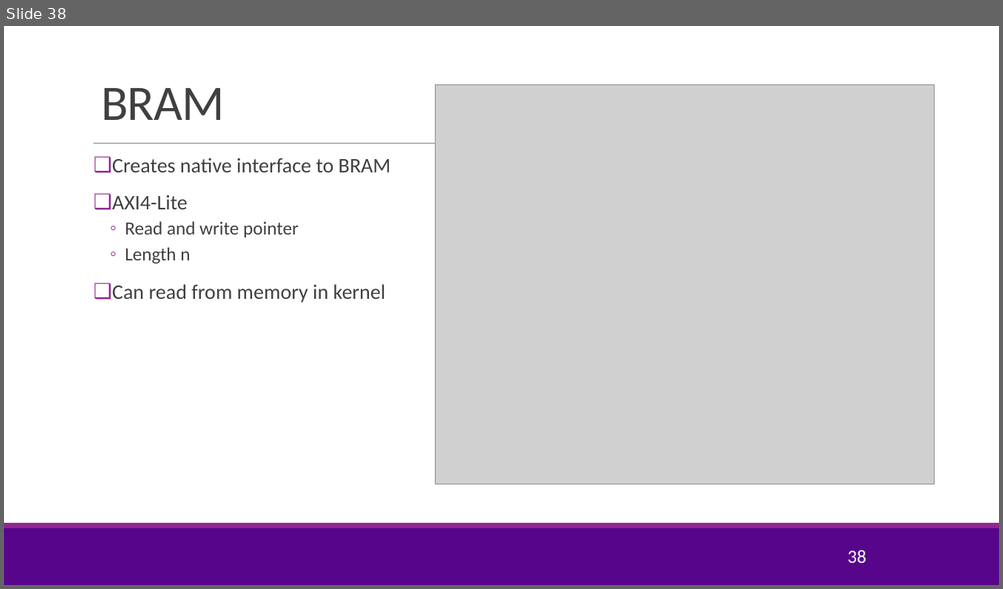
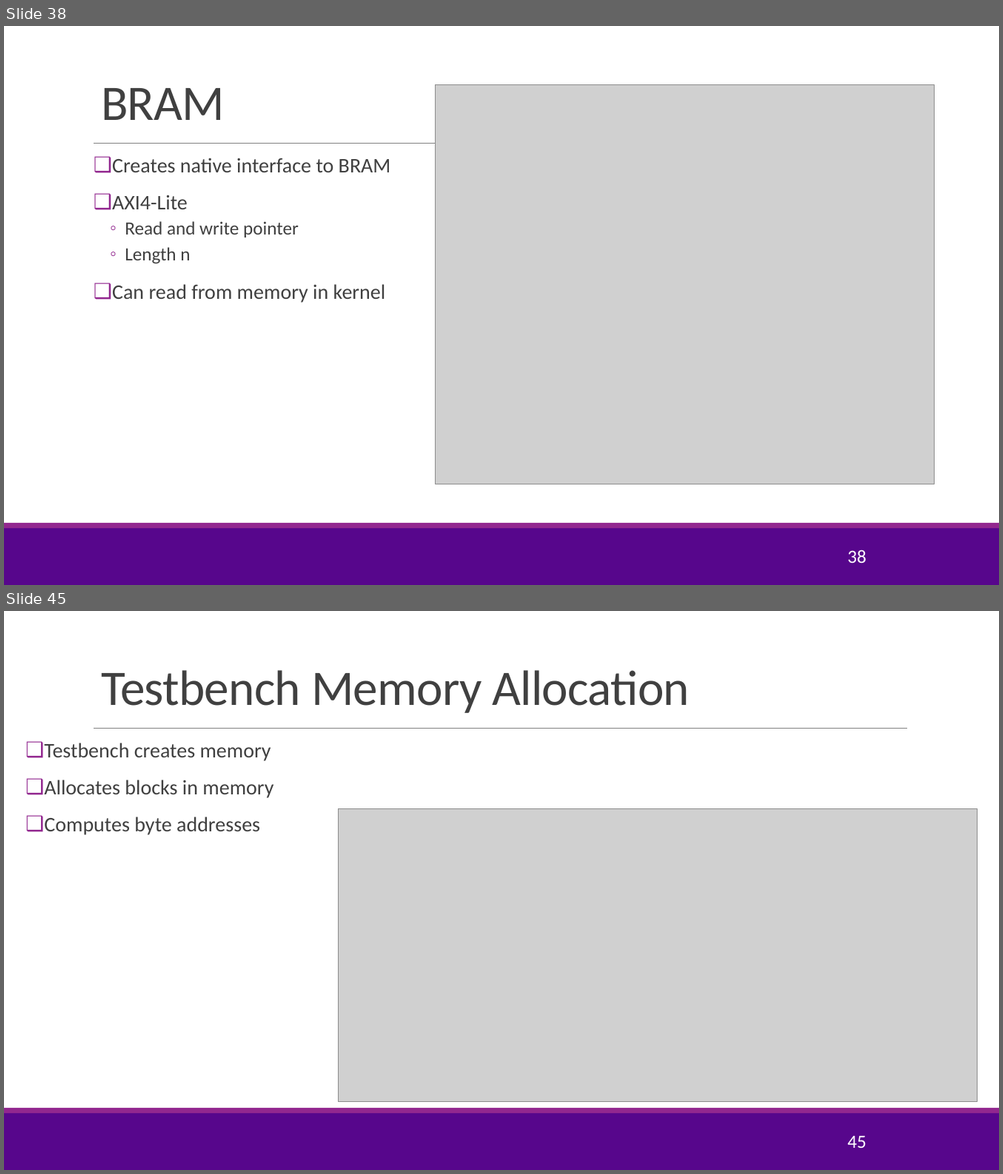
Before and after one commit to tonykorycki/hwdesign, a slide deck: units/unit08_sharedmem/sharedmem.pptx. Shown one above the other, each under a label of ours: slide 38 before the commit, slides 38 and 45 after it; the slides between them are not shown. The pictures are 1003x589 and 1003x1174 pixels, drawn with LibreOffice and Linux fonts; fonts in the diff are those of the drawing; grey boxes stand for pictures; background and template pictures are left out. Boxes give left, top, right and bottom in pixels: in the first picture for what was removed or moved away, otherwise in the second. Text is boxed around its words. In the diff, an @@ line names an element or a change of style, - is before the commit and + after.

Commit message:
Added lectures for shared memory

```diff
--- a/units/unit08_sharedmem/sharedmem.pptx
+++ b/units/unit08_sharedmem/sharedmem.pptx
@@ slide 45 added at (4,611,999,1170), background #FFFFFF; not listed: 3 template elements that a slide beside it also shows @@
@@ title added at (101,670,689,713), 48 pt, text #404040 @@
+Testbench Memory Allocation
@@ text added at (44,743,273,835), 20 pt, text #404040 @@
+❑ Testbench creates memory
+❑ Allocates blocks in memory
+❑ Computes byte addresses
@@ picture added at (338,809,978,1102) @@
@@ page number added at (847,1136,866,1148), 18 pt, text #FFFFFF @@
+45
```
Also in this commit, not shown: 8 other slides added, 3 other files.
